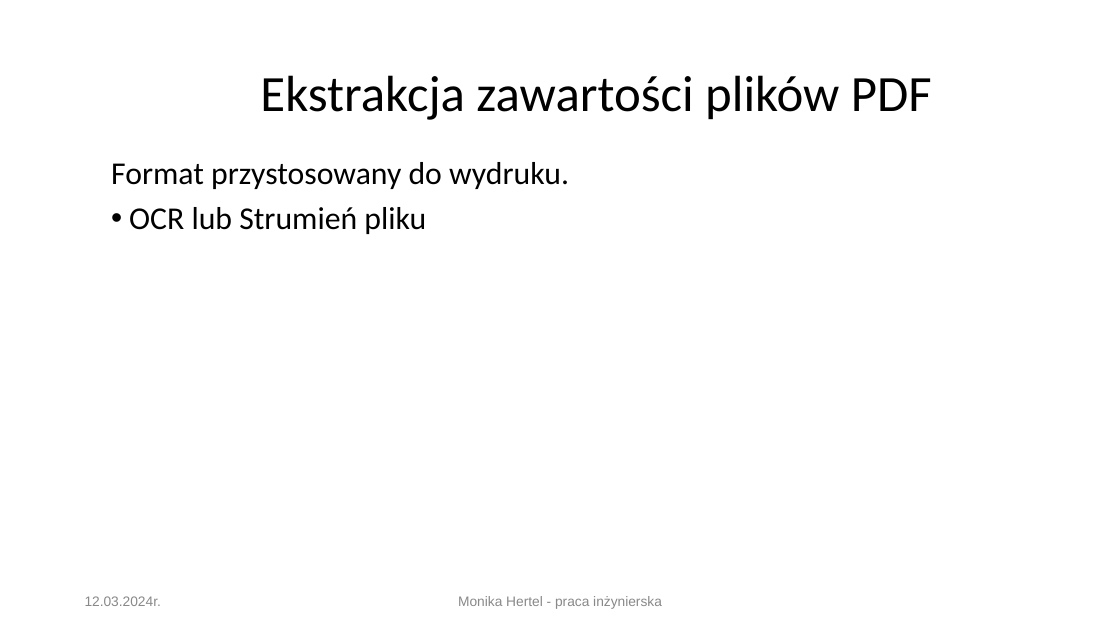
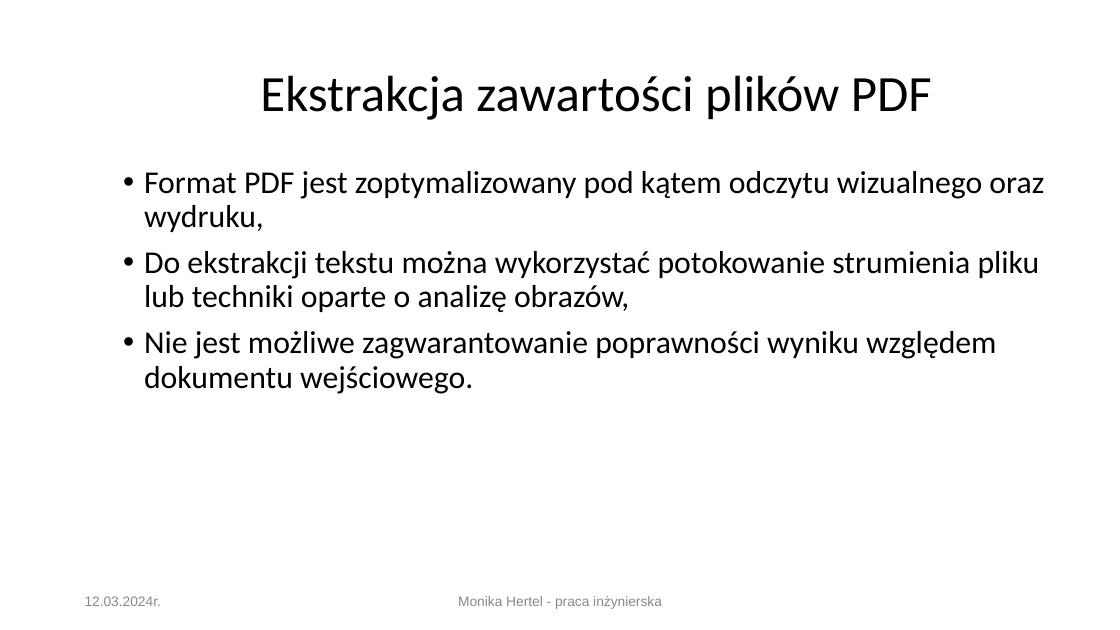
Before and after one commit to heruyu/another, a slide deck: slide 5 of papier/prezentacja_mon.ppt. Drawn at 1120x630 pixels with LibreOffice and Linux fonts; fonts in the diff are those of the drawing; background and template pictures are left out. Boxes give left, top, right and bottom in pixels: in the first picture for what was removed or moved away, otherwise in the second. Text is boxed around its words. In the diff, an @@ line names an element or a change of style, - is before the commit and + after.

```diff
--- a/papier/prezentacja_mon.ppt
+++ b/papier/prezentacja_mon.ppt
@@ text at box(144, 171, 1044, 394): text changed @@
-Format przystosowany do wydruku.
-• OCR lub Strumień pliku
+• Format PDF jest zoptymalizowany pod kątem odczytu wizualnego oraz wydruku,
+• Do ekstrakcji tekstu można wykorzystać potokowanie strumienia pliku lub techniki oparte o analizę obrazów,
+• Nie jest możliwe zagwarantowanie poprawności wyniku względem dokumentu wejściowego.
```
Also in this commit, not shown: 3 other slides changed, 1 slide removed.
